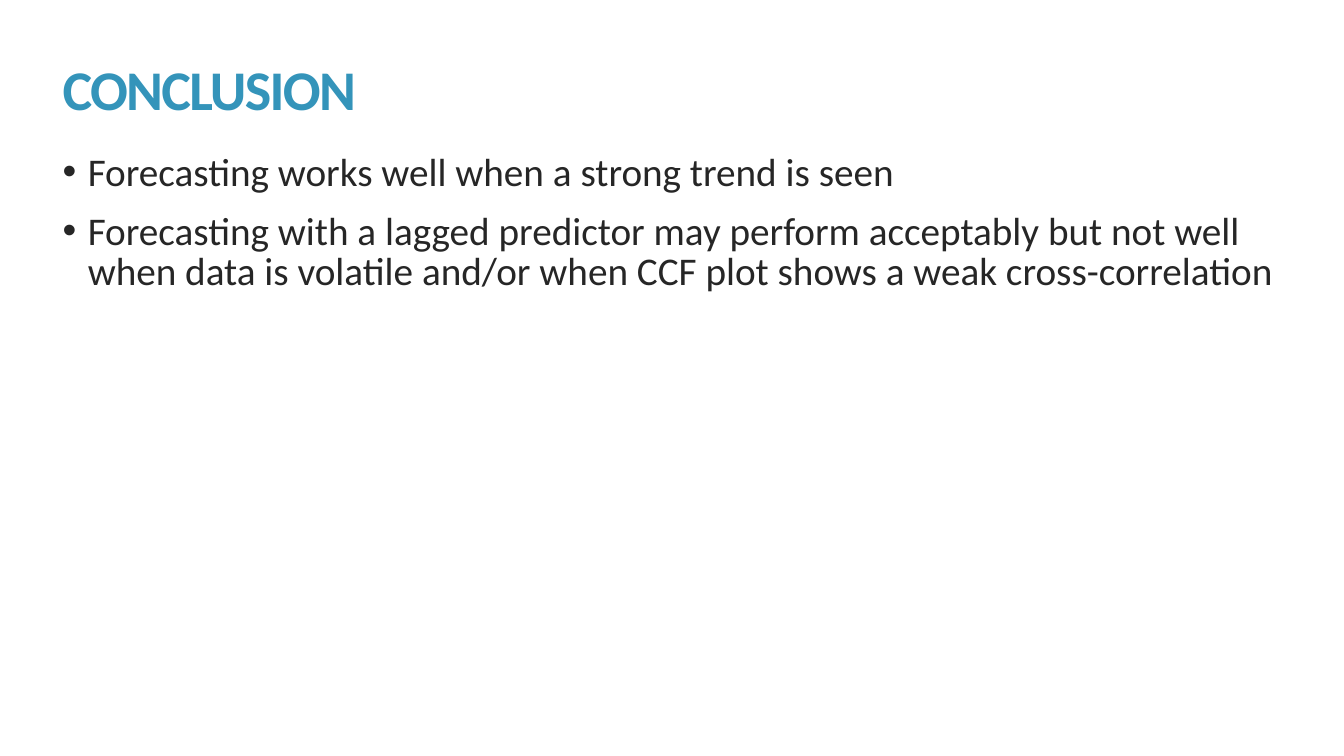
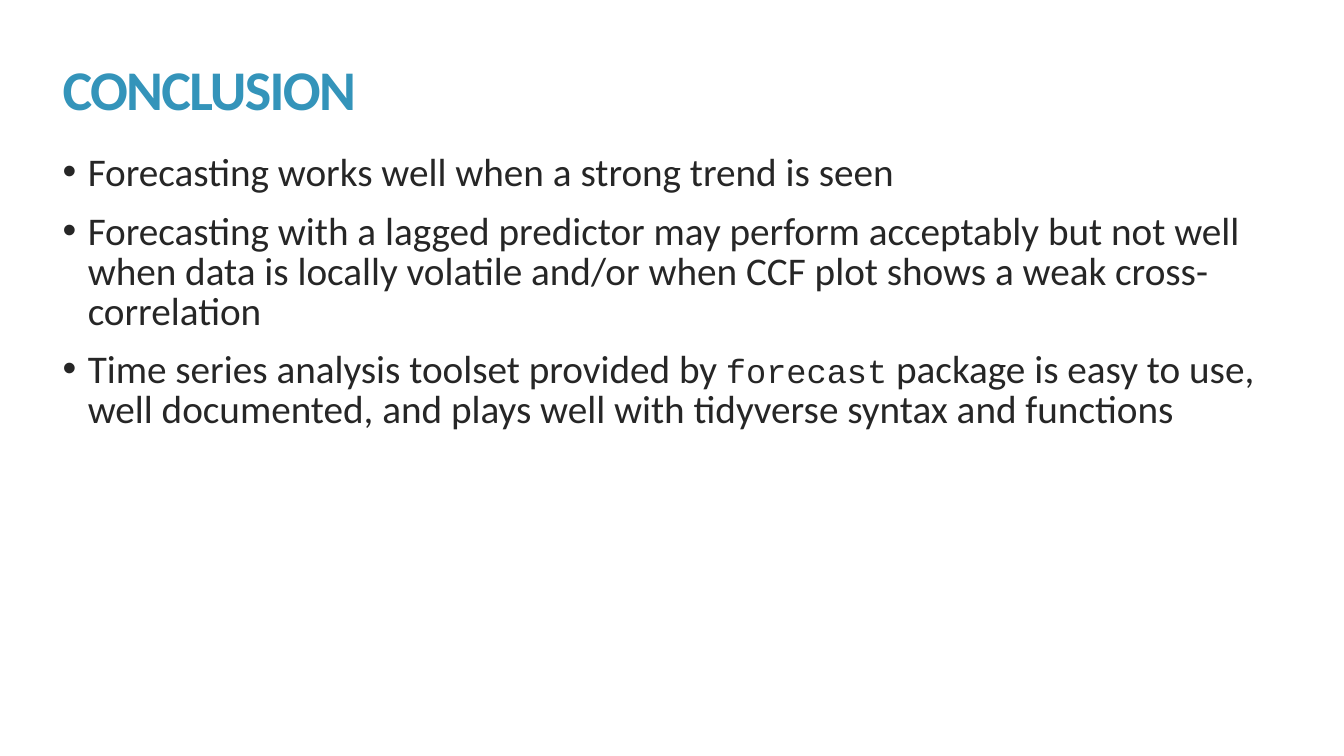
Before and after one commit to kmprioliPROF/MAT_8444_Final_Project, a slide deck: slide 18 of Prioli_Final_Proj.pptx (slide 17 before the commit). Drawn at 1344x756 pixels with LibreOffice and Linux fonts; fonts in the diff are those of the drawing. Boxes give left, top, right and bottom in pixels: in the first picture for what was removed or moved away, otherwise in the second. Text is boxed around its words. In the diff, an @@ line names an element or a change of style, - is before the commit and + after.

```diff
--- a/Prioli_Final_Proj.pptx
+++ b/Prioli_Final_Proj.pptx
@@ text at [88, 217, 1254, 430]: text changed @@
-• Forecasting with a lagged predictor may perform acceptably but not well when data is volatile and/or when CCF plot shows a weak cross-correlation
+• Forecasting with a lagged predictor may perform acceptably but not well when data is locally volatile and/or when CCF plot shows a weak cross-correlation
+• Time series analysis toolset provided by forecast package is easy to use, well documented, and plays well with tidyverse syntax and functions
```
Also in this commit, not shown: 7 other slides changed, 1 slide added.
